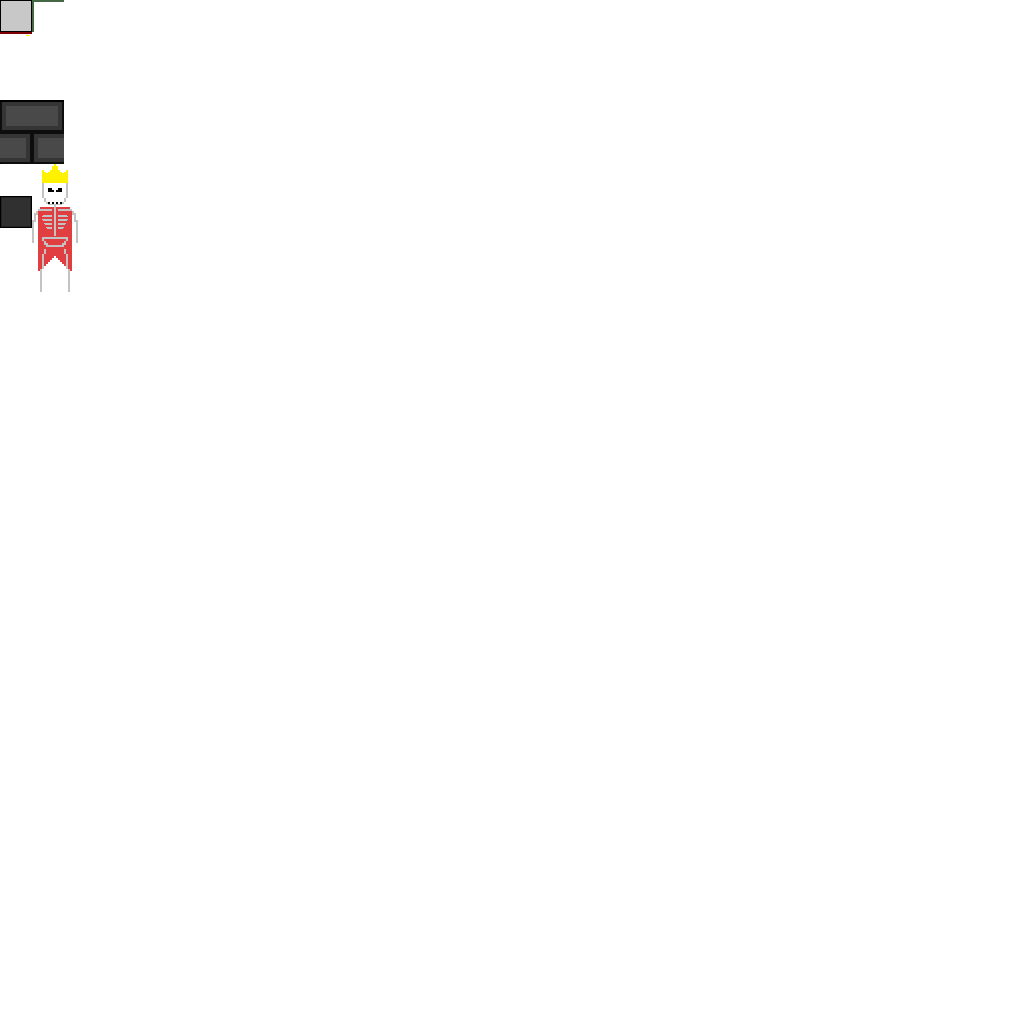
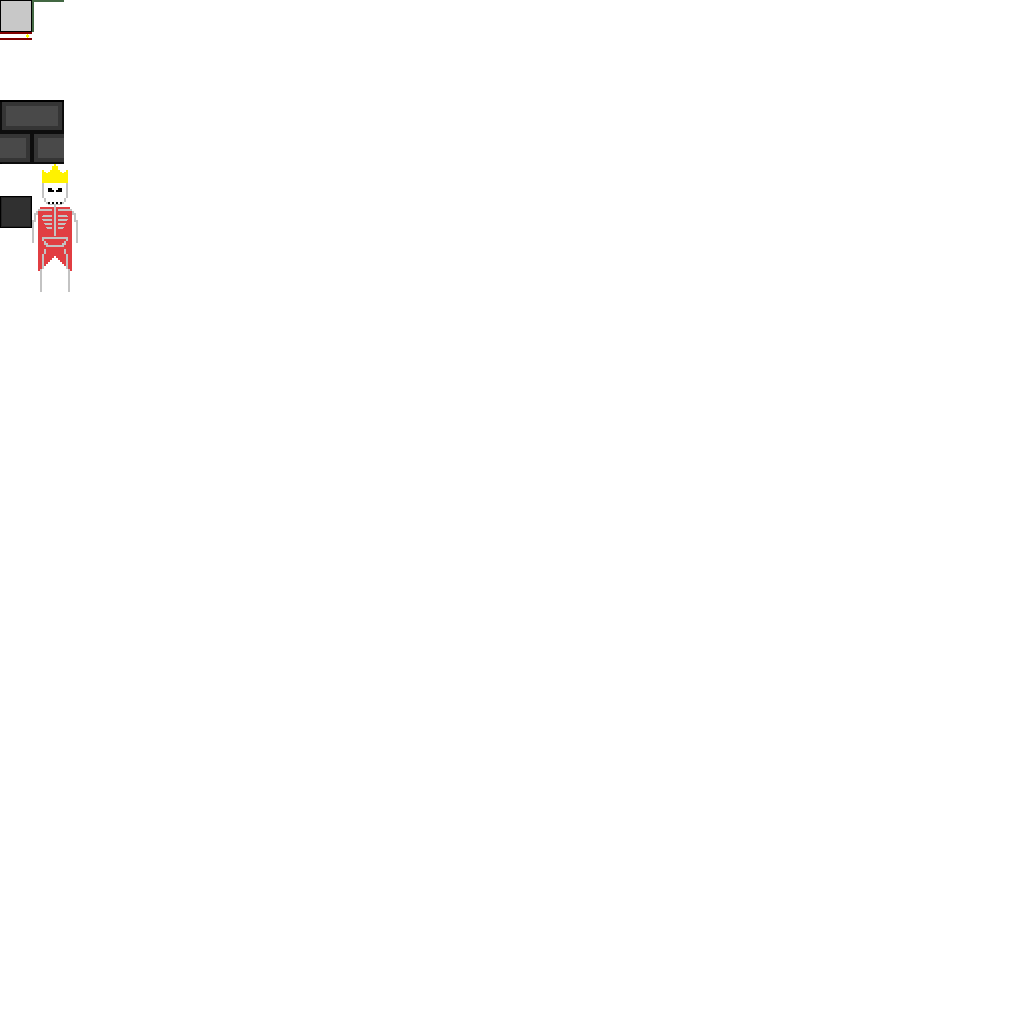
Revision of a layered (1024, 1024) image; what changed, layer by layer:
hid "Layer1" over left=0, top=36, right=32, bottom=40
painted on "AtlasA.png" over left=0, top=36, right=32, bottom=40
